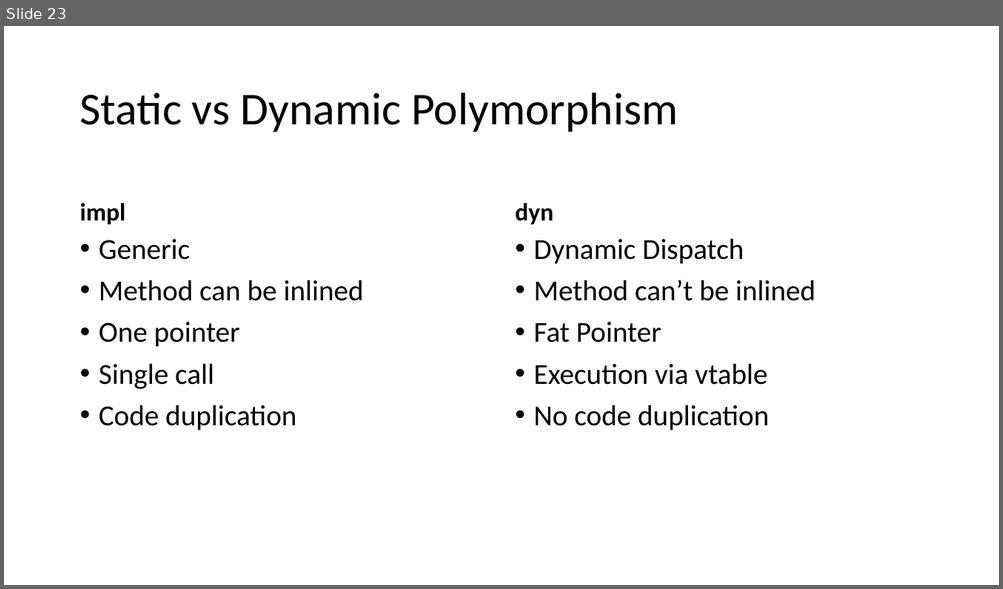
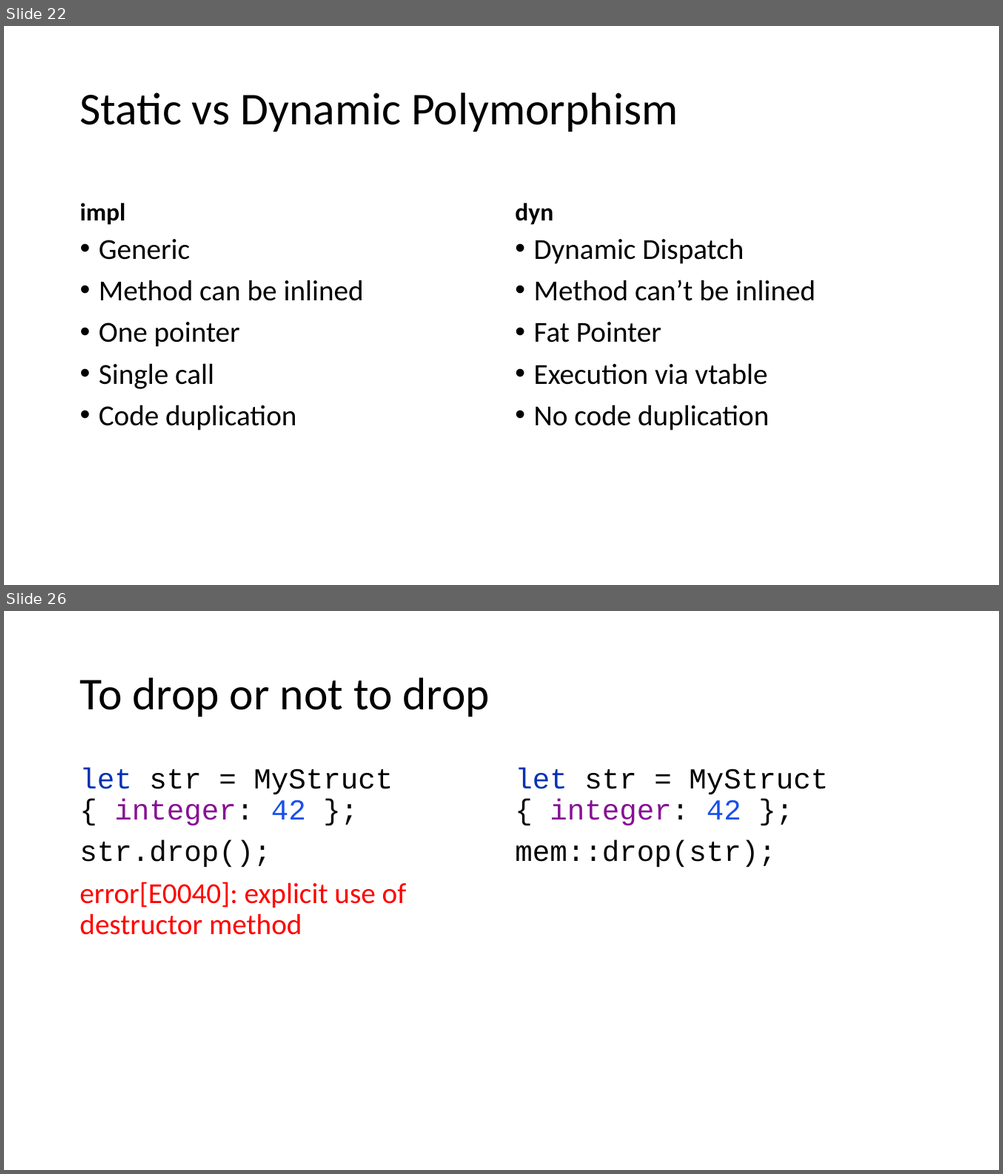
Before and after one commit to kugushev/course-rust-basics, a slide deck: src/06-OopFp/06-OopFp.pptx. Shown one above the other, each under a label of ours: slide 23 before the commit, slides 22 and 26 after it; the slides between them are not shown. The pictures are 1003x589 and 1003x1174 pixels, drawn with LibreOffice and Linux fonts; fonts in the diff are those of the drawing. Boxes give left, top, right and bottom in pixels: in the first picture for what was removed or moved away, otherwise in the second. Text is boxed around its words. In the diff, an @@ line names an element or a change of style, - is before the commit and + after.

```diff
--- a/src/06-OopFp/06-OopFp.pptx
+++ b/src/06-OopFp/06-OopFp.pptx
@@ slide 26 added at (4,611,999,1170), background #FFFFFF @@
@@ title added at (79,678,490,717), 44 pt, text #000000 @@
+To drop or not to drop
@@ text added at (79,768,407,935), 28 pt, text #FF0000 @@
+let str = MyStruct { integer: 42 };
+str.drop();
+error[E0040]: explicit use of destructor method
@@ text added at (515,768,828,867), 28 pt, text #000000 @@
+let str = MyStruct { integer: 42 };
+mem::drop(str);
@@ what was slide 23 is now slide 22 @@
```
Also in this commit, not shown: 7 other slides added, 1 slide removed, 1 other file.
